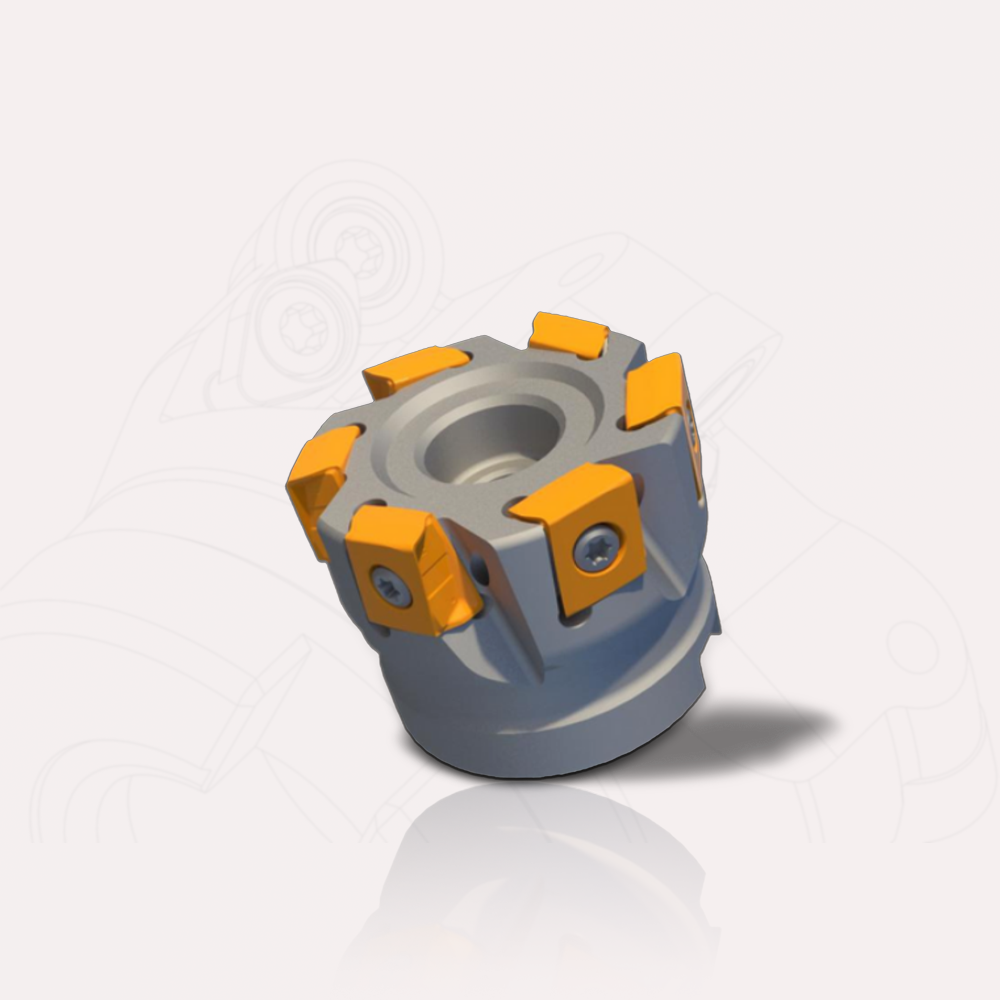
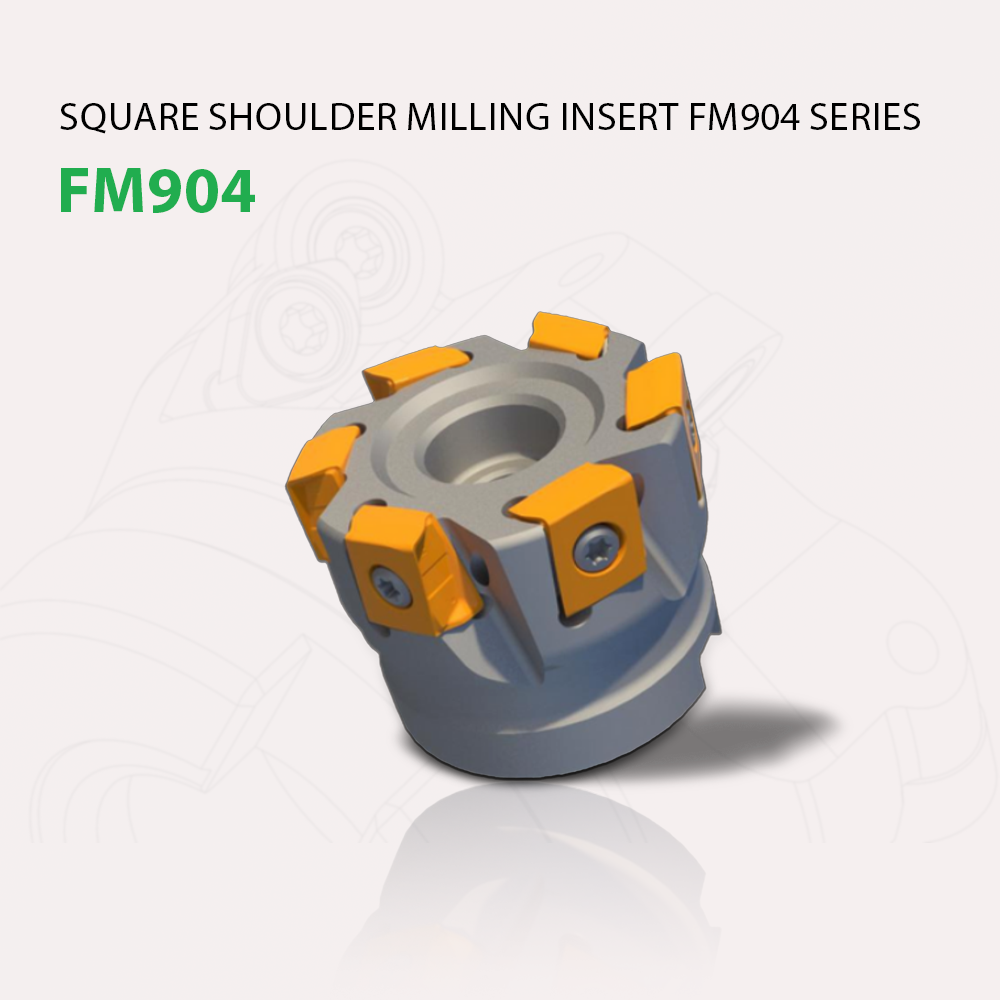
Layer changes from the first (1000, 1000) image to the second:
added layer "FM904 copy" above "Square shoulder milling insert FM904 series" over [61, 168, 255, 213]
added layer "Square shoulder milling insert FM904 series" above "holder-fm904" over [60, 103, 920, 134]